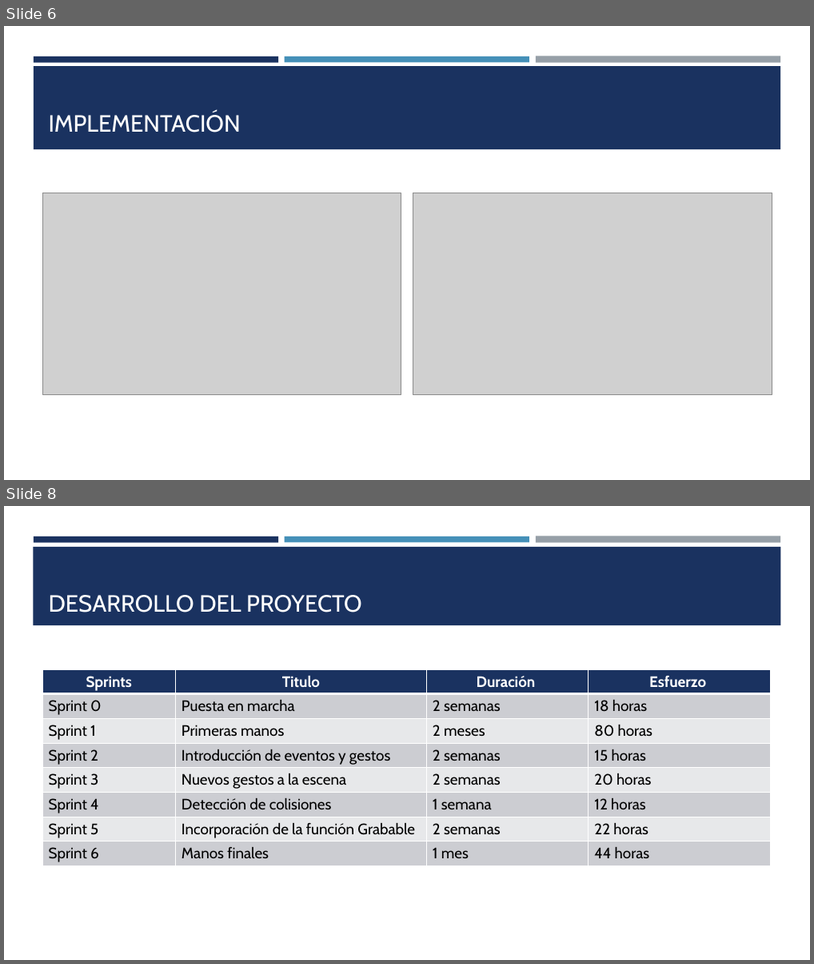
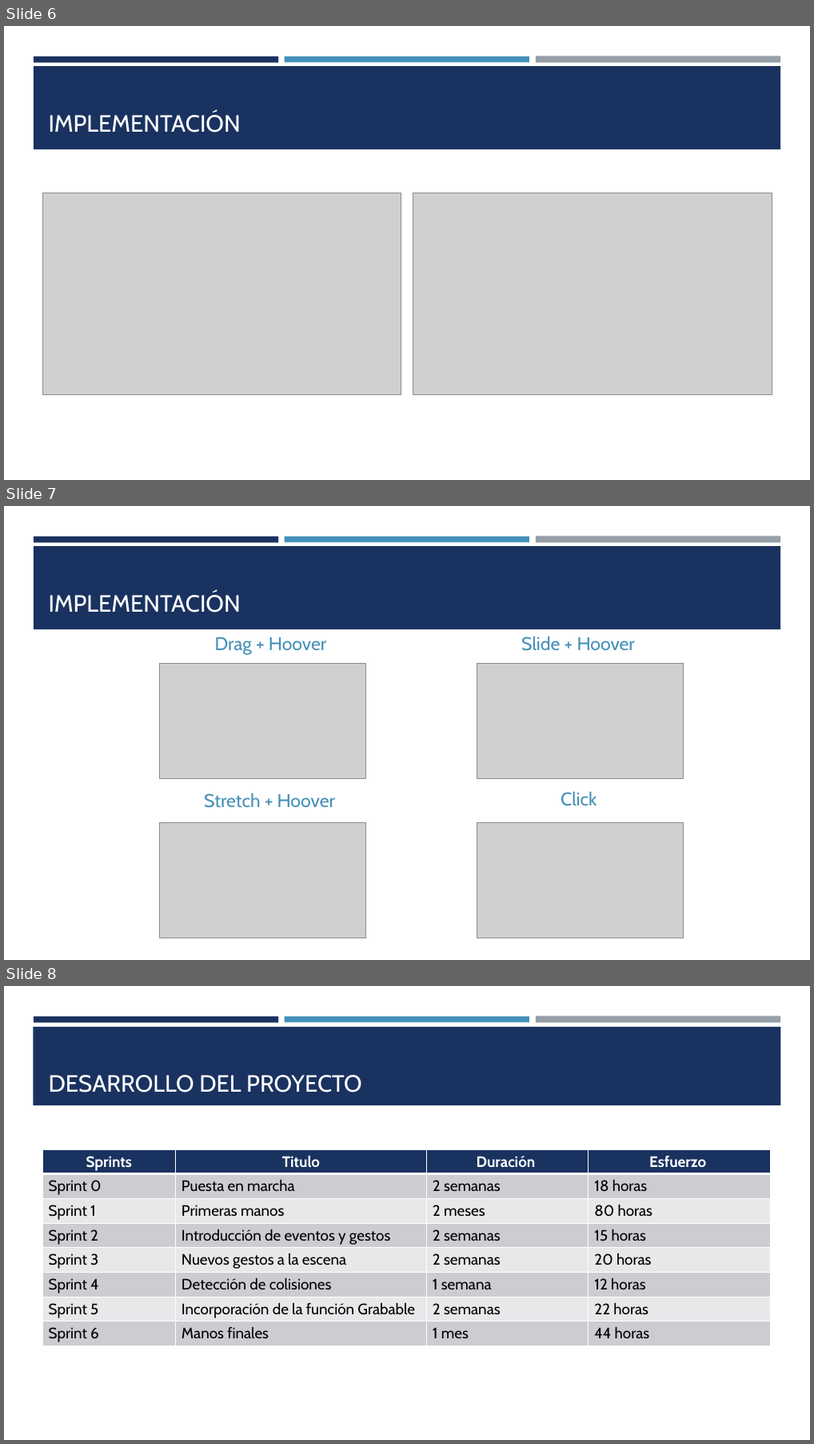
Before and after one commit to JuJoarias/TFG, a slide deck: presentacion/presentacion.pptx. Shown one above the other, each under a label of ours: slides 6 and 8 before the commit, slides 6, 7 and 8 after it; the slides between them are not shown. The pictures are 814x964 and 814x1444 pixels, drawn with LibreOffice and Linux fonts; fonts in the diff are those of the drawing; grey boxes stand for pictures. Boxes give left, top, right and bottom in pixels: in the first picture for what was removed or moved away, otherwise in the second. Text is boxed around its words. In the diff, an @@ line names an element or a change of style, - is before the commit and + after.

```diff
--- a/presentacion/presentacion.pptx
+++ b/presentacion/presentacion.pptx
@@ slide 7 added at (4, 506, 810, 960), background #FFFFFF; not listed: 4 template elements that a slide beside it also shows @@
@@ title added at (49, 592, 241, 612), 28 pt, text #FFFFFF @@
+IMPLEMENTACIÓN
@@ text added at (215, 637, 326, 655), 22 pt, text #4590B8 @@
+Drag + Hoover
@@ text added at (522, 636, 635, 651), 22 pt, text #4590B8 @@
+Slide + Hoover
@@ picture added at (159, 663, 366, 779) @@
@@ picture added at (478, 663, 684, 779) @@
@@ text added at (204, 792, 335, 808), 22 pt, text #4590B8 @@
+Stretch + Hoover
@@ text added at (561, 791, 597, 806), 22 pt, text #4590B8 @@
+Click
@@ picture added at (159, 822, 366, 938) @@
@@ picture added at (478, 822, 684, 938) @@
```
Also in this commit, not shown: 3 slides changed, 1 slide removed, 1 other file.
